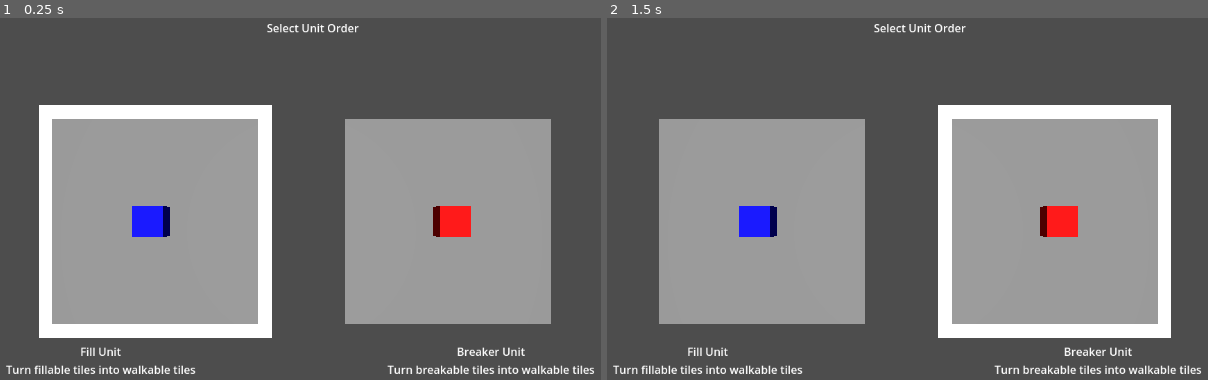
Above: before the commit, frames 1-2 (left to right).
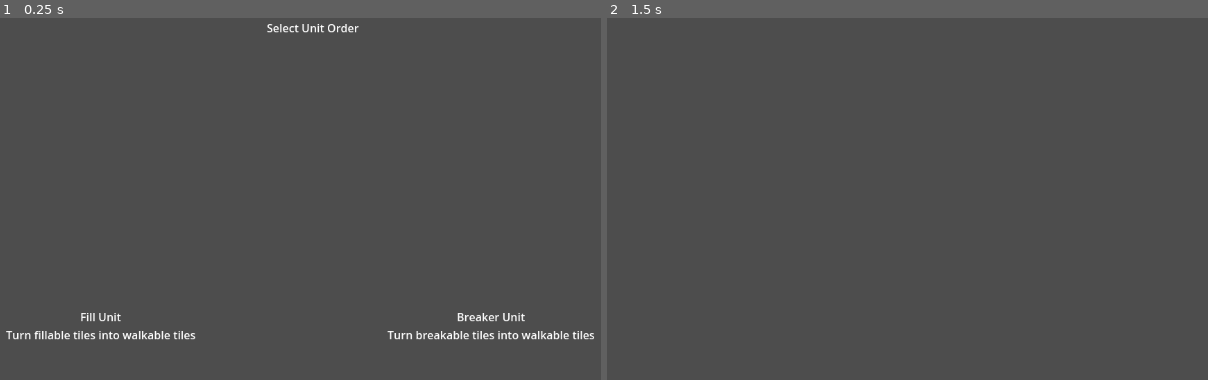
Above: after the commit, the same moments.

Repository: JaggerV20/reflectionsGameJam
Game: Godot game, scene res://Scenes/JTestSelectScene.tscn
Two runs of this game, one before a commit and one after it. Both use one fixed random seed, a clock stepped at 60 frames per second and the inputs below. This scene is started directly instead of the project's main scene.
Inputs:
- Up to frame 1 (0.25 s): no input
- Up to frame 2 (1.5 s): tap Enter (ui_accept) at 0.5, 0.6, 0.77, 1.07, 1.25 s; hold Right (ui_right) 0.53-1.28 s; hold Down (ui_down) from 1.28 s (still down); tap R (reflect) at 1.35 s

The runs differ from the first frame. In frame 1, 46% of the frame differs, in the area x 0-99%, y 24-99%; in frame 2, 46%.
Error before the commit: Invalid call. Nonexistent function 'change_scene_to_file' in base 'Node3D'. (res://Scripts/SelectUnit.gd:32)
Error after the commit: Invalid access to property or key 'toggleSelection' on a base object of type 'null instance'. (res://Scripts/SelectUnit.gd:25)

Commit message:
Added basic unit selection
Game starts with a selection screen. Select an available unit to start playing as them. Doesn't return to selection screen after dying, but that's next.

Diff:
--- a/Scenes/JTestScene.tscn
+++ b/Scenes/JTestScene.tscn
@@ -1,7 +1,8 @@
-[gd_scene load_steps=4 format=3 uid="uid://cou8ye7xnb48g"]
+[gd_scene load_steps=5 format=3 uid="uid://cou8ye7xnb48g"]
 
 [ext_resource type="Script" path="res://Scripts/StageHandler.gd" id="1_chfiy"]
 [ext_resource type="MeshLibrary" uid="uid://b42rnkosadtr2" path="res://basicTileMeshLib.tres" id="1_luscp"]
+[ext_resource type="PackedScene" uid="uid://ccc5mffn02s" path="res://Scenes/JTestSelectScene.tscn" id="3_xllde"]
 
 [sub_resource type="Environment" id="Environment_nudws"]
 
@@ -25,3 +26,6 @@
 transform = Transform3D(1, 0, 0, 0, -4.37114e-08, 1, 0, -1, -4.37114e-08, 5, 10, 5)
 
 [node name="UnitHolder" type="Node3D" parent="StageHandler"]
+
+[node name="JTestSelectScene" parent="." instance=ExtResource("3_xllde")]
+transform = Transform3D(1, 0, 0, 0, 1, 0, 0, 0, 1, 5, 5, 5)
--- a/Scenes/JTestSelectScene.tscn
+++ b/Scenes/JTestSelectScene.tscn
@@ -1,39 +1,37 @@
-[gd_scene load_steps=10 format=3 uid="uid://ccc5mffn02s"]
+[gd_scene load_steps=11 format=3 uid="uid://ccc5mffn02s"]
 
 [ext_resource type="Script" path="res://Scripts/SelectUnit.gd" id="1_d1nfk"]
 [ext_resource type="Material" uid="uid://c3hjdasnlwa2s" path="res://Materials/UnitSelectionHighlightMat.tres" id="1_dvuqa"]
 [ext_resource type="Material" uid="uid://bbj3dpnikmoe7" path="res://Materials/FillerUnitMat.tres" id="2_0h8y6"]
 [ext_resource type="Material" uid="uid://c84evxjk5m2i6" path="res://Materials/BreakerUnitMat.tres" id="3_4e3e2"]
 
-[sub_resource type="Environment" id="Environment_l24uu"]
-
 [sub_resource type="BoxMesh" id="BoxMesh_tl7qb"]
-size = Vector3(7, 0.05, 7)
+size = Vector3(5, 0.05, 5)
 
 [sub_resource type="BoxMesh" id="BoxMesh_yind2"]
 material = ExtResource("1_dvuqa")
-size = Vector3(8, 0.05, 8)
+size = Vector3(5.5, 0.05, 5.5)
 
 [sub_resource type="BoxMesh" id="BoxMesh_p7s2g"]
 material = ExtResource("2_0h8y6")
+size = Vector3(0.5, 0.5, 0.5)
 
 [sub_resource type="BoxMesh" id="BoxMesh_fbhx1"]
 material = ExtResource("3_4e3e2")
+size = Vector3(0.5, 0.5, 0.5)
+
+[sub_resource type="StandardMaterial3D" id="StandardMaterial3D_e0sjh"]
+albedo_color = Color(0, 0, 0, 1)
+
+[sub_resource type="BoxMesh" id="BoxMesh_sgbmv"]
+material = SubResource("StandardMaterial3D_e0sjh")
+size = Vector3(50, 0.05, 50)
 
 [node name="JTestSelectScene" type="Node3D"]
 script = ExtResource("1_d1nfk")
 
-[node name="WorldEnvironment" type="WorldEnvironment" parent="."]
-environment = SubResource("Environment_l24uu")
-
-[node name="Camera3D" type="Camera3D" parent="WorldEnvironment"]
-transform = Transform3D(1, 0, 0, 0, -4.37114e-08, 1, 0, -1, -4.37114e-08, 0, 10, 0)
-
-[node name="DirectionalLight3D" type="DirectionalLight3D" parent="WorldEnvironment"]
-transform = Transform3D(1, 0, 0, 0, 0.0130373, 0.999915, 0, -0.999915, 0.0130373, 0, 0, 0)
-
 [node name="SelectionBox1" type="Node3D" parent="."]
-transform = Transform3D(1, 0, 0, 0, 1, 0, 0, 0, 1, -5, 0, 0)
+transform = Transform3D(1, 0, 0, 0, 1, 0, 0, 0, 1, -3, 0, 0)
 
 [node name="MeshInstance3D" type="MeshInstance3D" parent="SelectionBox1"]
 mesh = SubResource("BoxMesh_tl7qb")
@@ -46,10 +44,11 @@
 skeleton = NodePath("../../..")
 
 [node name="MeshInstance3D2" type="MeshInstance3D" parent="SelectionBox1"]
+transform = Transform3D(1, 0, 0, 0, 1, 0, 0, 0, 1, 0, 0.5, 0)
 mesh = SubResource("BoxMesh_p7s2g")
 
 [node name="SelectionBox2" type="Node3D" parent="."]
-transform = Transform3D(1, 0, 0, 0, 1, 0, 0, 0, 1, 5, 0, 0)
+transform = Transform3D(1, 0, 0, 0, 1, 0, 0, 0, 1, 3, 0, 0)
 
 [node name="MeshInstance3D" type="MeshInstance3D" parent="SelectionBox2"]
 mesh = SubResource("BoxMesh_tl7qb")
@@ -62,6 +61,7 @@
 skeleton = NodePath("../../..")
 
 [node name="MeshInstance3D2" type="MeshInstance3D" parent="SelectionBox2"]
+transform = Transform3D(1, 0, 0, 0, 1, 0, 0, 0, 1, 0, 0.5, 0)
 mesh = SubResource("BoxMesh_fbhx1")
 
 [node name="Control" type="Control" parent="."]
@@ -70,13 +70,8 @@
 offset_right = 40.0
 offset_bottom = 40.0
 
-[node name="SelectionLabel1" type="Label" parent="Control"]
-offset_left = 200.0
-offset_top = 100.0
-offset_right = 339.0
-offset_bottom = 123.0
-
 [node name="Label1" type="Label" parent="Control"]
+layout_mode = 0
 offset_left = 526.0
 offset_top = 33.0
 offset_right = 659.0
@@ -84,26 +79,26 @@
 text = "Select Unit Order
 "
 
-[node name="SelectionLabel2" type="Label" parent="Control"]
-offset_left = 800.0
-offset_top = 100.0
-offset_right = 939.0
-offset_bottom = 123.0
-
 [node name="UnitDescriptionLabel1" type="Label" parent="Control"]
+layout_mode = 0
 offset_left = 150.0
-offset_top = 500.0
+offset_top = 450.0
 offset_right = 424.0
-offset_bottom = 549.0
+offset_bottom = 499.0
 text = "Fill Unit
 Turn fillable tiles into walkable tiles"
 horizontal_alignment = 1
 
 [node name="UnitDescriptionLabel2" type="Label" parent="Control"]
+layout_mode = 0
 offset_left = 700.0
-offset_top = 500.0
+offset_top = 450.0
 offset_right = 999.0
-offset_bottom = 549.0
+offset_bottom = 499.0
 text = "Breaker Unit
 Turn breakable tiles into walkable tiles"
 horizontal_alignment = 1
+
+[node name="Background" type="MeshInstance3D" parent="."]
+transform = Transform3D(1, 0, 0, 0, 1, 0, 0, 0, 1, 0, -1, 0)
+mesh = SubResource("BoxMesh_sgbmv")
--- a/Scripts/SelectUnit.gd
+++ b/Scripts/SelectUnit.gd
@@ -1,10 +1,10 @@
 extends Node3D
 
-@onready var selection_label_1: Label = $Control/SelectionLabel1
-@onready var selection_label_2: Label = $Control/SelectionLabel2
-
+@onready var stage_handler: Node3D = $"../StageHandler"
 @onready var selection_highlight_1: MeshInstance3D = $SelectionBox1/MeshInstance3D/SelectionHighlight1
 @onready var selection_highlight_2: MeshInstance3D = $SelectionBox2/MeshInstance3D/SelectionHighlight2
+@onready var control: Control = $Control
+@onready var background: MeshInstance3D = $Background
 
 var possibleUnits = ["Filler", "Breaker"]
 var unitArray = ["Temp", "Temp"]
@@ -16,34 +16,40 @@
 
 var unitIndex = 0
 
+var disabled = false
+
 var simultaneous_scene = preload("res://Scenes/JTestScene.tscn").instantiate()
-signal sendUnits
+signal unitSelected
 # Called when the node enters the scene tree for the first time.
 func _ready() -> void:
-	selection_label_1.text = ""
-	selection_label_2.text = ""
+	stage_handler.toggleSelection.connect(_on_toggle_selection)
 	highlightArray = [selection_highlight_1, selection_highlight_2]
 	highlightArray[cursorIndex].visible = true
 
 # Called every frame. 'delta' is the elapsed time since the previous frame.
 func _process(delta: float) -> void:
-	if(unitIndex > unitArray.size() - 1):
-		sendUnits.emit(unitArray)
-		simultaneous_scene.change_scene_to_file()
-	if(Input.is_action_just_pressed("ui_right")):
-		indexChange = 1
-	elif(Input.is_action_just_pressed("ui_left")):
-		indexChange = -1
-	if(indexChange != 0):
-		prevCursorIndex = cursorIndex
-		cursorIndex += indexChange
-		if(cursorIndex < 0):
-			cursorIndex = highlightArray.size() - 1
-		elif(cursorIndex > highlightArray.size() - 1):
-			cursorIndex = 0
-		highlightArray[cursorIndex].visible = true
-		highlightArray[prevCursorIndex].visible = false
-		indexChange = 0
-	if(Input.is_action_just_pressed("ui_accept")):
-		unitArray[unitIndex] = possibleUnits[cursorIndex]
-		unitIndex += 1
+	if(!disabled):
+		if(Input.is_action_just_pressed("ui_right")):
+			indexChange = 1
+		elif(Input.is_action_just_pressed("ui_left")):
+			indexChange = -1
+		if(indexChange != 0):
+			prevCursorIndex = cursorIndex
+			cursorIndex += indexChange
+			if(cursorIndex < 0):
+				cursorIndex = highlightArray.size() - 1
+			elif(cursorIndex > highlightArray.size() - 1):
+				cursorIndex = 0
+			highlightArray[cursorIndex].visible = true
+			highlightArray[prevCursorIndex].visible = false
+			indexChange = 0
+		if(Input.is_action_just_pressed("ui_accept")):
+			unitSelected.emit(cursorIndex)
+			disabled = true
+			control.visible = false
+			visible = false
+
+func _on_toggle_selection():
+	visible = true
+	control.visible = true
+	disabled = false
--- a/Scripts/StageHandler.gd
+++ b/Scripts/StageHandler.gd
@@ -2,6 +2,7 @@
 
 @onready var grid_map: GridMap = $GridMap
 @onready var unit_holder: Node3D = $UnitHolder
+@onready var j_test_select_scene: Node3D = $"../JTestSelectScene"
 
 const FILLER_UNIT = preload("res://Scenes/FillerUnit.tscn")
 const BREAKER_UNIT = preload("res://Scenes/BreakerUnit.tscn")
@@ -43,9 +44,11 @@
 var actionStack = []
 #Stage handler checks if the player input is valid. It will change the map if needed, then allow player movement
 signal authorizeInput
+signal toggleSelection
 
 # Called when the node enters the scene tree for the first time.
 func _ready() -> void:
+	j_test_select_scene.unitSelected.connect(_on_unit_selected)
 	stageMap.resize(mapLength * mapWidth)
 	var index = 0
 	for i in charMap:
@@ -114,7 +117,7 @@
 				stageMap[index]["Type"] = "Goal"
 				stageMap[index]["Loc"] = Vector3i(xPos,0,zPos)
 		index += 1
-	var unitIndex = 0
+
 	for unit in availableUnits:
 		match unit:
 			"Filler":
@@ -124,9 +127,8 @@
 
 	unitNodes = unit_holder.get_children()
 	for unit in unitNodes:
-		if(unitIndex > 0):
-			unit.disabled = true
-			unit.visible = false
+		unit.disabled = true
+		unit.visible = false
 		unit.unitIndex = startIndex
 		unit.nextIndex = startIndex
 		unit.zPos = (startIndex / mapWidth) + 0.5
@@ -134,13 +136,16 @@
 		unit.playerInput.connect(_on_player_input)
 		unit.reflect.connect(_on_player_reflect)
 		unit.nextUnit.connect(_on_next_unit)
-		unitIndex += 1
 
 
 # Called every frame. 'delta' is the elapsed time since the previous frame.
 func _process(delta: float) -> void:
 	pass
 
+func _on_unit_selected(index : int):
+	currentUnit = index
+	unitNodes[currentUnit].disabled = false
+	unitNodes[currentUnit].visible = true
 #This method will check if an action is legal, like if the player can walk on the tile
 #It also needs to handle tile changes, such as filling or breaking tiles.
 #This is how I'll store the action stack for reflects
